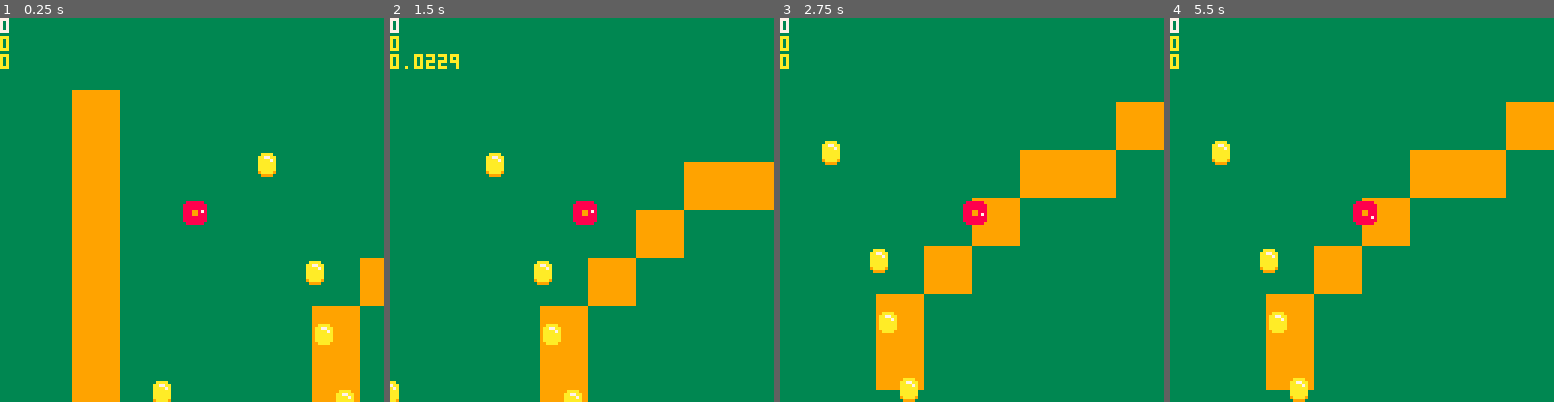
Above: before the commit, frames 1-4 (left to right).
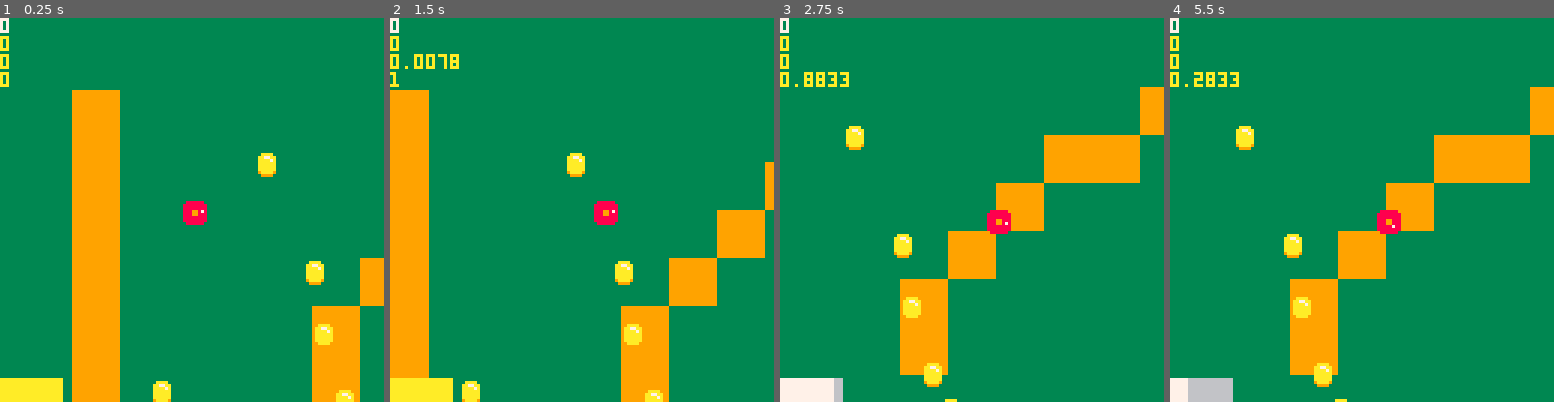
Above: after the commit, the same moments.

Repository: wsasaki01/taxi
Game: PICO-8 cartridge p1/taxi-p1.p8
The game is run twice, just before and just after one commit, with the same random seed, the same clock (stepped at 60 frames per second) and the same inputs.
Inputs:
- Up to frame 1 (0.25 s): no input
- Up to frame 2 (1.5 s): tap X (X key) at 0.33, 1.07 s; tap O (Z key) at 0.7 s
- Up to frame 3 (2.75 s): hold Right 1.6-2.1 s; tap O (Z key) at 1.7, 2.1, 2.5 s; tap X (X key) at 1.85 s; hold Up 2.15-2.42 s; hold Right from 2.47 s (still down)
- Up to frame 4 (5.5 s): tap O (Z key) every 0.4 s from 2.9 to 5.3 s; tap X (X key) at 2.97, 4.08, 5.2 s; release Right at 3.03 s; hold Left 3.08-3.58 s; hold Right 4.02-4.68 s; hold Up 4.73-5.03 s; hold Left from 5.08 s (still down)

The runs differ from the first frame. In frame 1, 1.1% of the frame differs, in the area x 0-17%, y 14-100%; in frame 2, 25%, in the area x 0-98%, y 10-100%; in frame 3, 13%; in frame 4, 13%.

Commit message:
Recharge and UI element

Diff:
--- a/p1/main.lua
+++ b/p1/main.lua
@@ -13,8 +13,10 @@
 
         cc = 0,
         score = 0,
-        limit = 2, -- boost recharge time
-        charge = 2
+        limit = 1, -- boost recharge time, in sec
+        charge = 0,
+        time = 0,
+        boost = true
     }
 
     c = {
@@ -48,14 +50,27 @@
 
     -- if driving, accelerate
     if drive then
-        p.vel += p.acc-0.005*p.cc
+        p.vel += p.acc-0.001*p.cc
     end
 
     -- boost with x
-    if btnp(5) and drive then
+    if btnp(5) and drive and p.boost then
         p.vel += 5-0.05*p.cc
+        p.boost = false
+        p.charge = 0
+        p.time = t()
     end
 
+    -- charge up boost
+    if not p.boost then
+        if p.charge < p.limit then
+            p.charge = t() - p.time
+        else
+            p.boost = true
+        end
+    end
+
+    -- drop coins with o
     if btnp(4) and drive then
         p.cc -= 1
         add(coins, {c.x, c.y})
@@ -105,9 +120,21 @@
 
     draw_coins()
 
-    print(p.cc, c.x-64, c.y-64, 7) -- score
+    -- UI
+    camera(0, 0)
+    rectfill(0, 120, 20, 128, 6)
+    rectfill(0, 120, 0+(p.charge/p.limit*20), 128, 7)
+    if p.boost then
+        rectfill(0, 120, 20, 128, 10)
+    end
+
+    print(p.cc, 7) -- score
     print(p.score, 10)
     print(p.vel)
+    print(p.charge)
+
+    -- apply camera position
+    camera(c.x-64, c.y-64)
 end
 
 function gen_coins()
